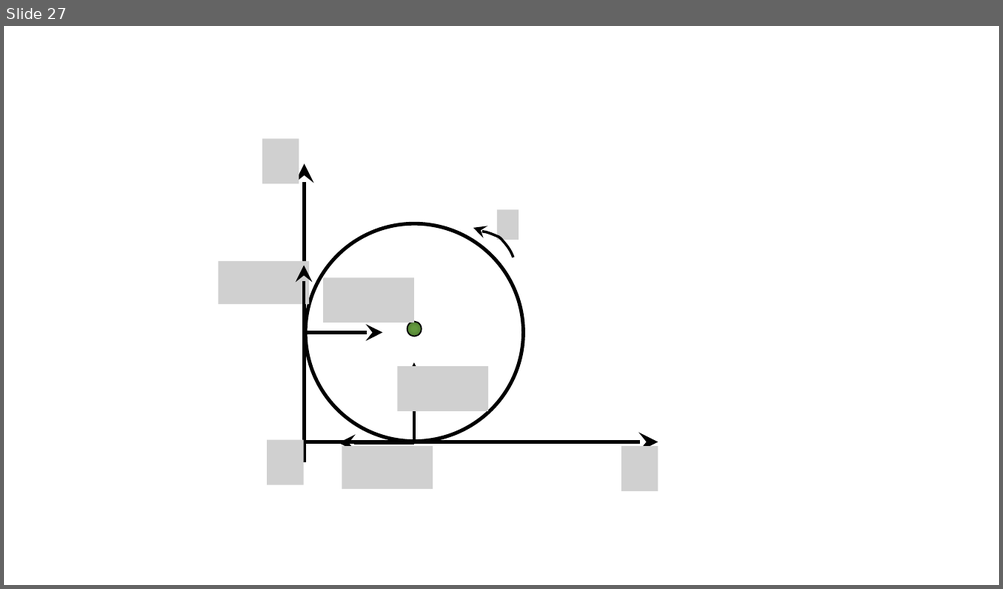
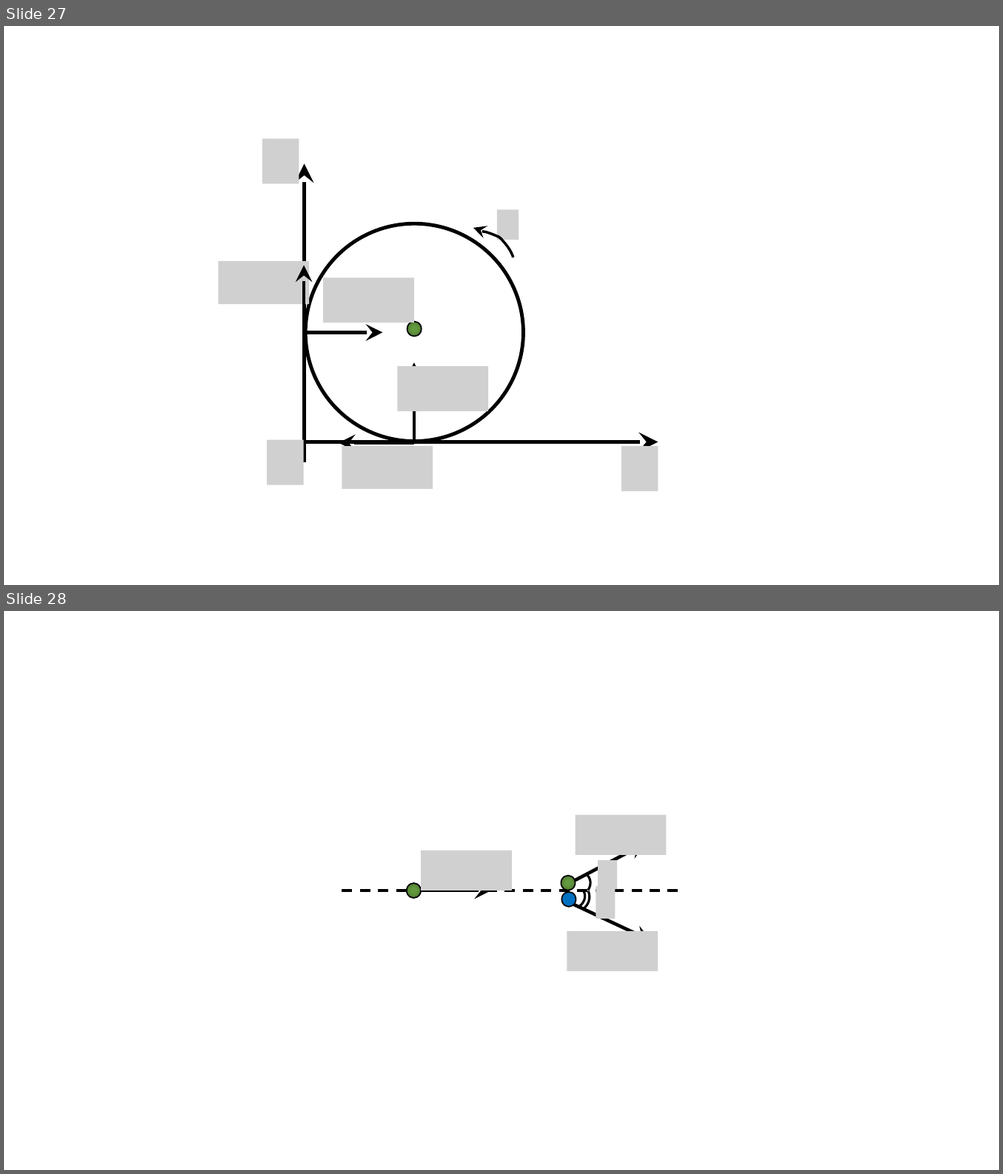
Before and after one commit to savchenko-physics/savchenko-physics.github.io, a slide deck: volunteer/Drawings.pptx. Shown one above the other, each under a label of ours: slide 27 before the commit, slides 27 and 28 after it. The pictures are 1003x589 and 1003x1174 pixels, drawn with LibreOffice and Linux fonts; fonts in the diff are those of the drawing; grey boxes stand for pictures. Boxes give left, top, right and bottom in pixels: in the first picture for what was removed or moved away, otherwise in the second. Text is boxed around its words. In the diff, an @@ line names an element or a change of style, - is before the commit and + after.

```diff
--- a/volunteer/Drawings.pptx
+++ b/volunteer/Drawings.pptx
@@ slide 28 added at (4,611,999,1170), background #FFFFFF @@
@@ picture added at (575,815,666,855) @@
@@ picture added at (421,851,512,891) @@
@@ arrow added from (575, 880) to (646, 844), #000000 3.25 pt @@
@@ ellipse added at (560,876,575,891), fill gradient #649A3F to #548235 to #4E7932, outline #000000 1.25 pt @@
@@ arc (boxed as its full ellipse) added at (565,869,595,899), outline #000000 2.25 pt @@
@@ picture added at (598,860,617,889) @@
@@ line added from (342, 891) to (685, 891), #000000 2.5 pt dashed @@
@@ ellipse added at (407,883,421,898), fill gradient #649A3F to #548235 to #4E7932, outline #000000 1.25 pt @@
@@ arrow added from (421, 891) to (491, 891), #000000 3.25 pt @@
@@ arc (boxed as its full ellipse) added at (555,878,595,919), outline #000000 2.25 pt @@
@@ arc (boxed as its full ellipse) added at (558,881,589,913), outline #000000 2.25 pt @@
@@ ellipse added at (561,892,575,907), fill #0070C0, outline #000000 1.25 pt @@
@@ picture added at (596,886,615,919) @@
@@ arrow added from (574, 905) to (651, 941), #000000 3.25 pt @@
@@ picture added at (566,932,657,972) @@
```
Also in this commit, not shown: 3 other files.
